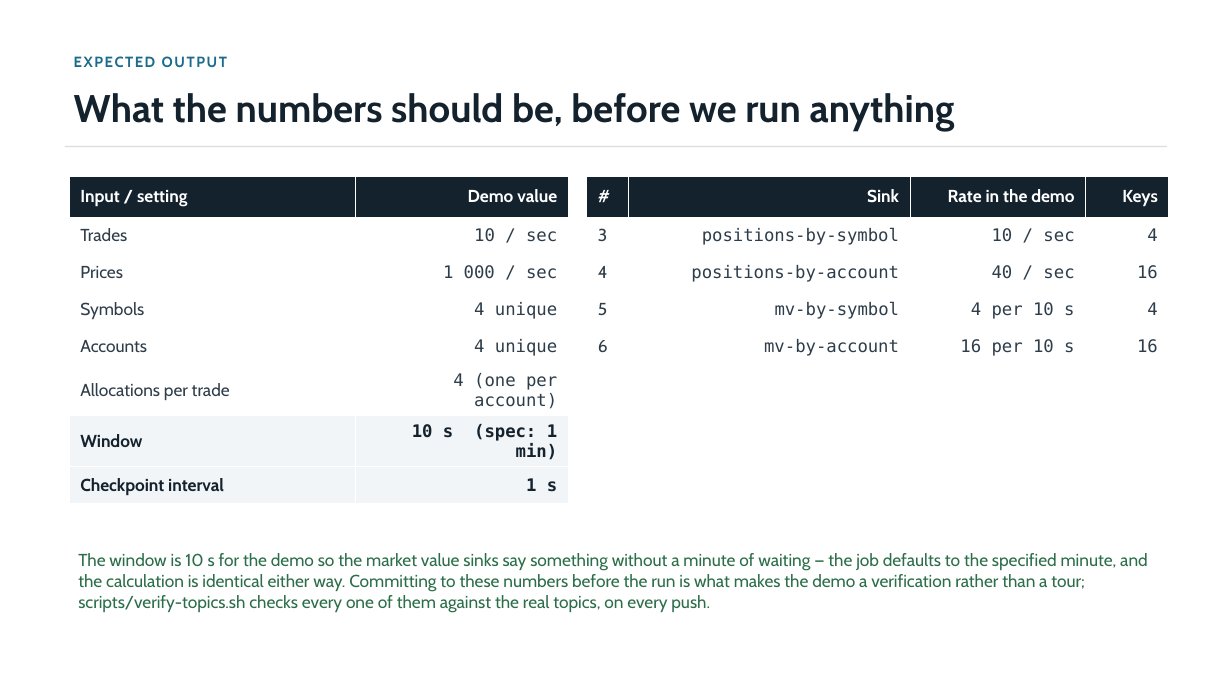
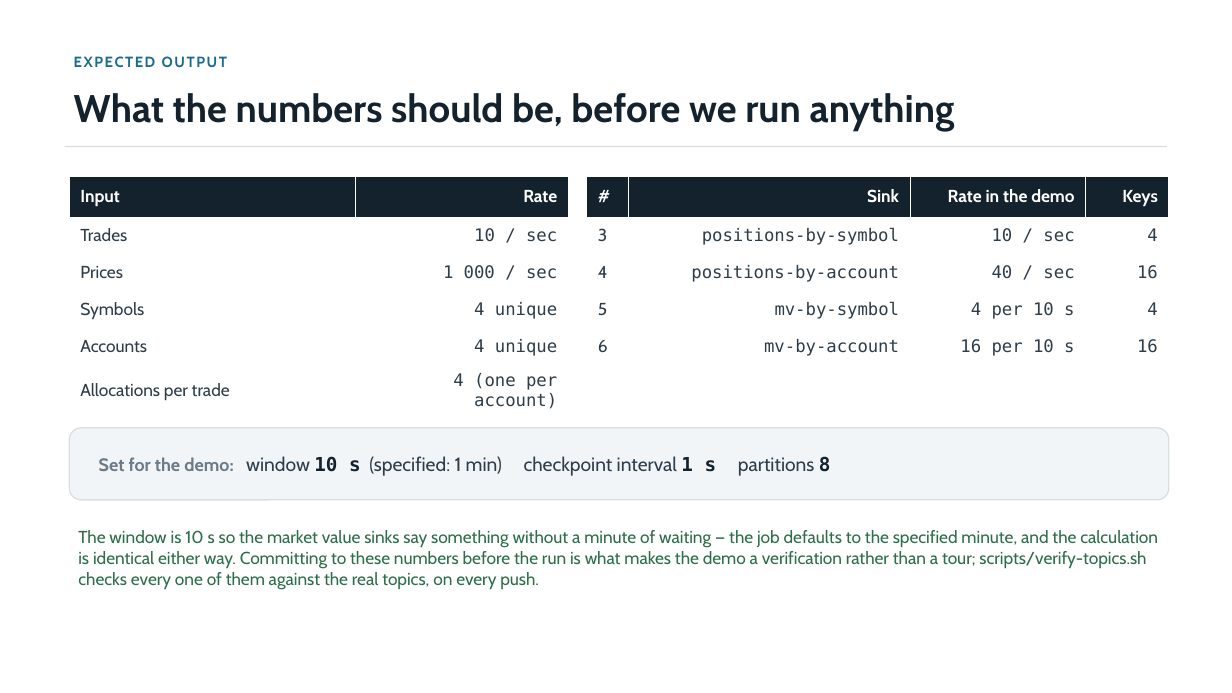
Before and after one commit to jimzucker/flink-training, a slide deck: slide 4 of docs/deck/final-demo-handout.pptx. Drawn at 1232x693 pixels with LibreOffice and Linux fonts; fonts in the diff are those of the drawing. Boxes give left, top, right and bottom in pixels: in the first picture for what was removed or moved away, otherwise in the second. Text is boxed around its words. In the diff, an @@ line names an element or a change of style, - is before the commit and + after.

```diff
--- a/docs/deck/final-demo-handout.pptx
+++ b/docs/deck/final-demo-handout.pptx
@@ table at box(69, 177, 568, 413) @@
-row 1, column 1: Input / setting
+row 1, column 1: Input
-row 1, column 2: Demo value
+row 1, column 2: Rate
-row 7: Window | 10 s (spec: 1 min)
-row 8: Checkpoint interval | 1 s
@@ rounded rectangle added at box(69, 428, 1169, 500), fill #F2F5F7, outline #D8DFE4 1 pt, 15 pt, text #2E3D4A @@
+Set for the demo: window 10 s (specified: 1 min) checkpoint interval 1 s partitions 8
@@ text at box(78, 530, 1158, 590): text changed @@
-The window is 10 s for the demo so the market value sinks say something without a minute of waiting — the job defaults to the specified minute, and the calculation is identical either way. Committing to these numbers before the run is what makes the demo a verification rather than a tour; scripts/verify-topics.sh checks every one of them against the real topics, on every push.
+The window is 10 s so the market value sinks say something without a minute of waiting — the job defaults to the specified minute, and the calculation is identical either way. Committing to these numbers before the run is what makes the demo a verification rather than a tour; scripts/verify-topics.sh checks every one of them against the real topics, on every push.
```
Also in this commit, not shown: 5 slides removed, 7 other files.
